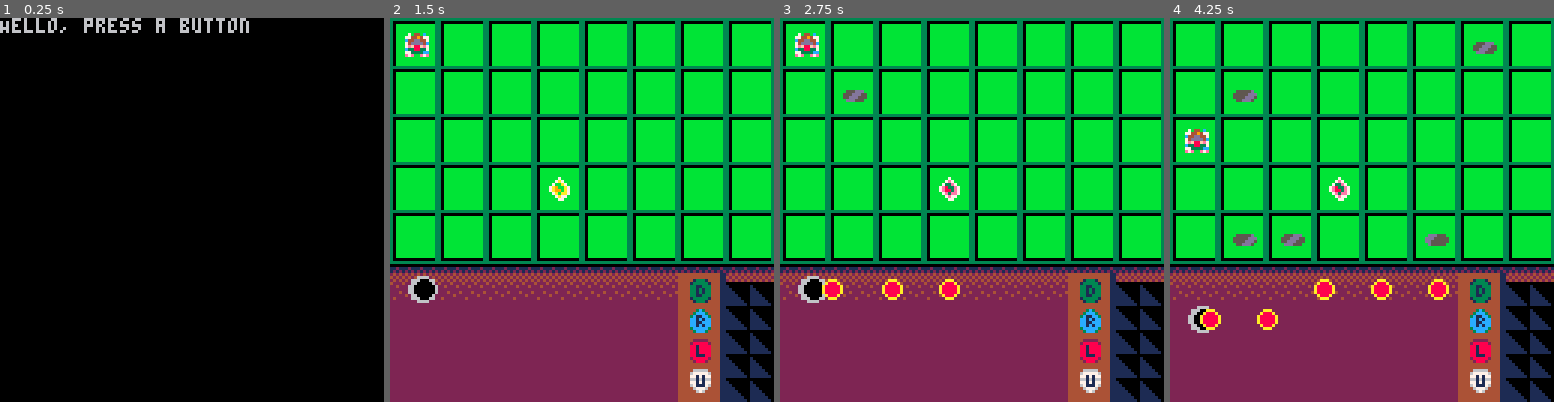
Above: before the commit, frames 1-4 (left to right).
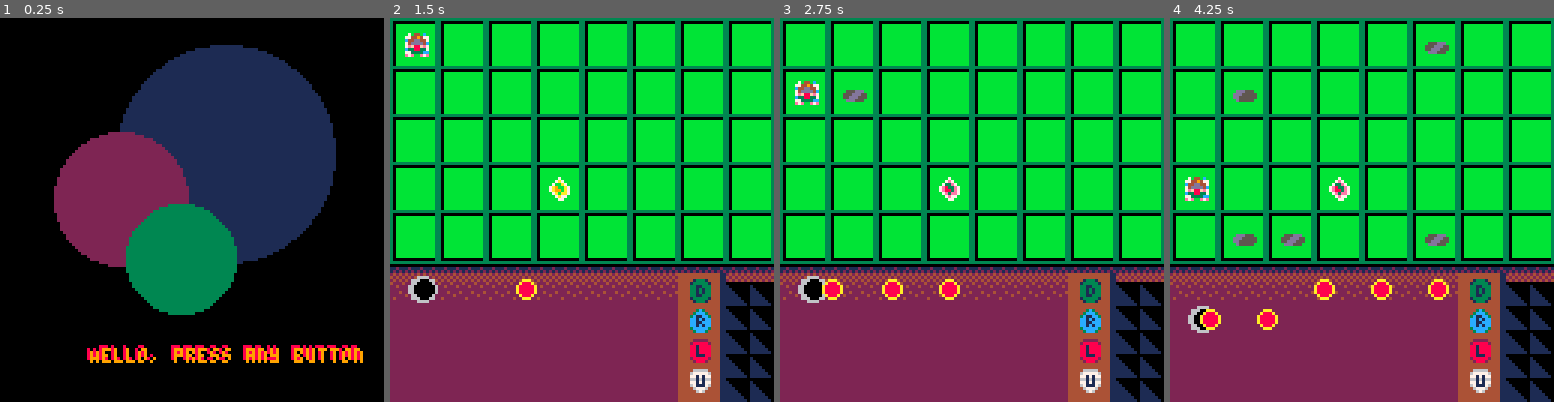
Above: after the commit, the same moments.

Repository: ThomasScheibelhut/tapped
Game: PICO-8 cartridge tapped.p8
Two runs of this game, one before a commit and one after it. Both use one fixed random seed, a clock stepped at 60 frames per second and the inputs below.
Inputs:
- Up to frame 1 (0.25 s): no input
- Up to frame 2 (1.5 s): tap X (X key) at 0.33, 1.07 s; tap O (Z key) at 0.7 s
- Up to frame 3 (2.75 s): tap O (Z key) at 1.7, 2.1, 2.5 s; tap X (X key) at 1.85 s; hold Up 2.15-2.42 s
- Up to frame 4 (4.25 s): tap O (Z key) every 0.4 s from 2.9 to 4.1 s; tap X (X key) at 2.97, 4.08 s; hold Down 3.63-3.97 s

The runs differ from the first frame. In frame 1, 38% of the frame differs, in the area x 0-95%, y 0-90%; in frame 2, 0.2%; in frame 3, 0.7%; in frame 4, 1.4%.

Commit message:
made splash and game over screens prettier

Diff:
--- a/board.lua
+++ b/board.lua
@@ -1,4 +1,7 @@
 function resetBoard()
+  score = 0
+  spawnRate = 4
+
   items = {
     {
         row = 1,
@@ -36,8 +39,10 @@
       if wiz.state.name == "shield" then
           del(items, filterTable(items, function(x) return x.name == "flame" and x.row == wiz.row and x.column == wiz.column end)[1])
       else
+        --make lose game function
         sfx(4, 0)
         gameState = "gameOver"
+        items = {}
         return
       end
     end
--- a/main.lua
+++ b/main.lua
@@ -1,12 +1,10 @@
 --wizard command 0.1
 --#wopedogebo-0#
 
-score = 0
 gameState = "splashScreen"
 startingDistance = 5
 squareDistance = 16
 logging = ""
-spawnRate = 4
 holdingButton = false
 infinite = -1
 songPart = 0
@@ -204,7 +202,7 @@
 
 function _update()
   if gameState == "splashScreen" then
-    if btn(4) or btn(4) then
+    if btn(4) or btn(5) then
       holdingButton = true
       return
     elseif holdingButton then
@@ -213,17 +211,13 @@
       gameState = "playing"
     end
   elseif gameState == "playing" then
-    if songPart == 0 then
-      music(0)
-      songPart += 1
-    end
     updatePlayer()
     updateEnergies()
     updateItems()
     updateWizard()
   elseif gameState == "gameOver" then
     music(-1)
-    if btn(4) or btn(4) then
+    if btn(4) or btn(5) then
       holdingButton = true
       return
     elseif holdingButton then
@@ -237,25 +231,37 @@
 function resetGame()
   resetBoard()
   resetConsole()
+  music(0)
 end
 
 function _draw()
   cls()
   if gameState == "splashScreen" then
-    print("Hello, press a button")
+    drawSplashScreen()
   elseif gameState == "playing" then
     map()
     drawBoardState()
     drawConsoleState()
   elseif gameState == "gameOver" then
-    print("game over")
-    print("your score was "..score.."!")
-    print("press a button to retry")
+    print("game over", 42, 10, 8)
+    print("game over", 43, 11, 9)
+    print("your score was "..score.."!", 30, 30, 8)
+    print("your score was "..score.."!", 31, 31, 9)
+    print("press any button to retry", 18, 50, 8)
+    print("press any button to retry", 19, 51, 9)
   else
     print("game state: "..gameState)
   end
 
   print(logging)
+end
+
+function drawSplashScreen()
+  circfill(75,45, 36, 1)
+  circfill(40,60, 22, 2)
+  circfill(60,80, 18, 3)
+  print("Hello, press any button", 29, 109, 8)
+  print("Hello, press any button", 30, 110, 9)
 end
 
 function animateTable(table)
